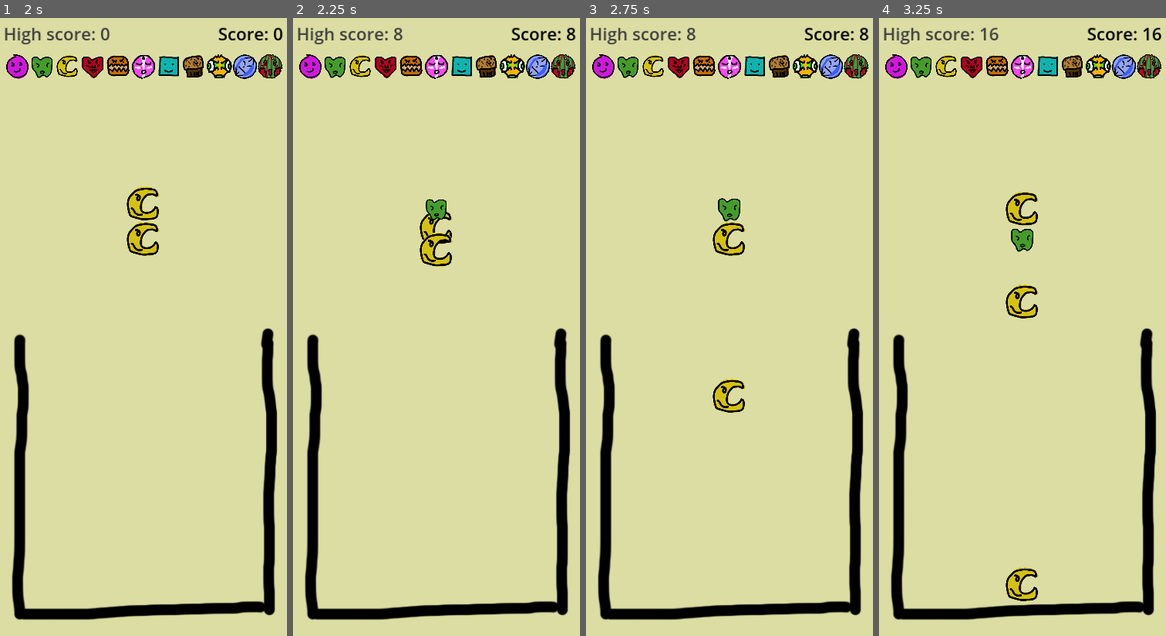
Above: before the commit, frames 1-4 (left to right).
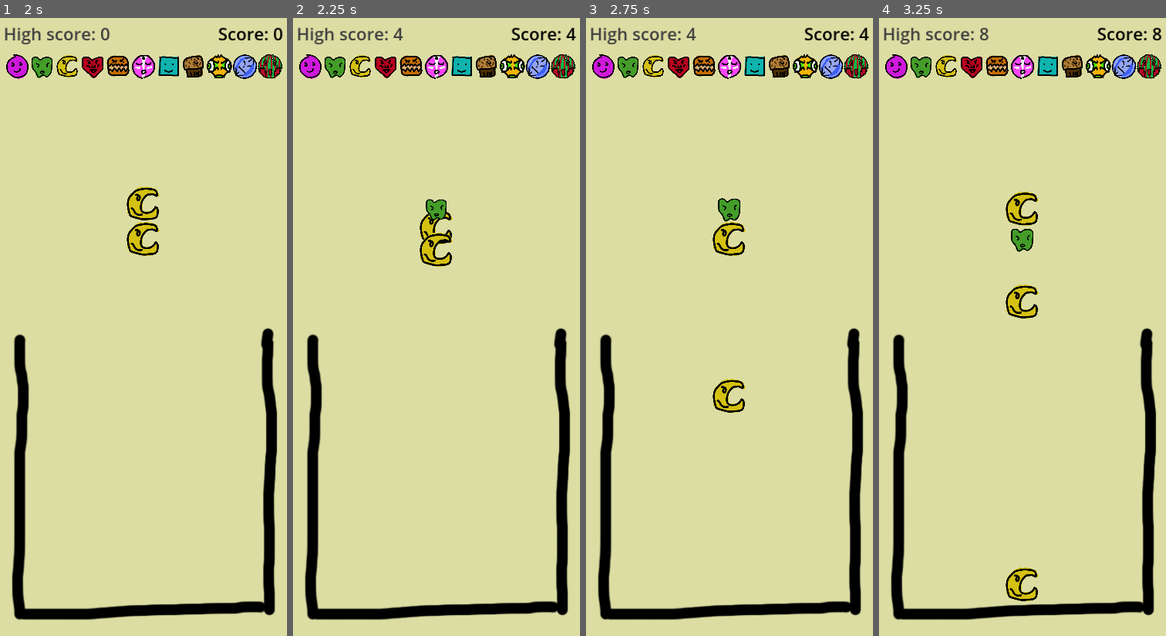
Above: after the commit, the same moments.

Repository: FlamingRat/fruta.io
Game: Godot game, scene res://scenes/menu/intro.tscn
Two runs of this game, one before a commit and one after it. Both use one fixed random seed, a clock stepped at 60 frames per second and the inputs below.
Inputs (mouse positions are in pixels of both pictures, inside the frame that each line leads up to):
- Up to frame 1 (2 s): click (143, 327) at 0.5 s; click "NEW GAME" at 1.25 s
- Up to frame 2 (2.25 s): click (436, 357) at 2 s
- Up to frame 3 (2.75 s): no input
- Up to frame 4 (3.25 s): click (1022, 357) at 2.75 s

Frame 1 is identical in both runs. In frame 2, less than 0.1% of the frame differs, in the area x 34-99%, y 1-4%; in frame 3, less than 0.1%; in frame 4, 0.4%, in the area x 35-99%, y 1-4%.

Commit message:
Add combo bonuses; adjust base scores

Diff:
--- a/scenes/level/level.gd
+++ b/scenes/level/level.gd
@@ -26,6 +26,7 @@
 @onready var combine_audio: AudioStreamPlayer = $combine_audio
 @onready var high_score_label: Label = $ui_root/top_bar/high_score
 @onready var game_over_timer_label: Label = $ui_root/main_ui/game_over_timer
+@onready var combo_counter_label: Label = $ui_root/main_ui/combo_counter
 
 
 func update_high_score(new_score: int):
@@ -90,6 +91,14 @@
 	else:
 		reset_game_over_countdown()
 
+	if combo_counter > 1:
+		combo_counter_label.set_text('x{0}!'.format([combo_counter]))
+		combo_counter_label.scale = Vector2.ZERO
+		var tween = create_tween()
+		tween.tween_property(combo_counter_label, 'scale', Vector2.ONE, 0.1)
+	else:
+		combo_counter_label.set_text('')
+
 	if combo_timeout >= 0:
 		combo_timeout -= delta
 	else:
@@ -108,18 +117,20 @@
 	if is_game_over:
 		return
 
-	score += int(pow(2, level))
+	score += int(pow(2, level - 1))
 
 
 func _on_fruit_combined(level: int):
+	print('level {0} fruit merged'.format([level]))
 	if is_game_over:
 		return
 
-	score += int(pow(2, level))
 	combo_timeout = COMBO_TIMEOUT_SECONDS
 	combo_counter += 1
 	combine_audio.pitch_scale = 0.9 + 0.1 * combo_counter
 	combine_audio.play()
+
+	score += ceil(int(pow(2, level - 1)) * combo_counter)
 
 
 func _on_game_over_boundary_body_entered(body: Node2D):
--- a/scenes/level/level.tscn
+++ b/scenes/level/level.tscn
@@ -110,6 +110,22 @@
 grow_horizontal = 2
 grow_vertical = 2
 
+[node name="combo_counter" type="Label" parent="ui_root/main_ui"]
+layout_mode = 1
+anchors_preset = 5
+anchor_left = 0.5
+anchor_right = 0.5
+offset_left = -20.0
+offset_top = 180.0
+offset_right = 20.0
+offset_bottom = 225.0
+grow_horizontal = 2
+pivot_offset = Vector2(20, 25)
+theme_override_colors/font_color = Color(1, 0, 0, 1)
+theme_override_font_sizes/font_size = 30
+text = "x2"
+horizontal_alignment = 1
+
 [node name="game_over_timer" type="Label" parent="ui_root/main_ui"]
 layout_mode = 1
 anchors_preset = 5
